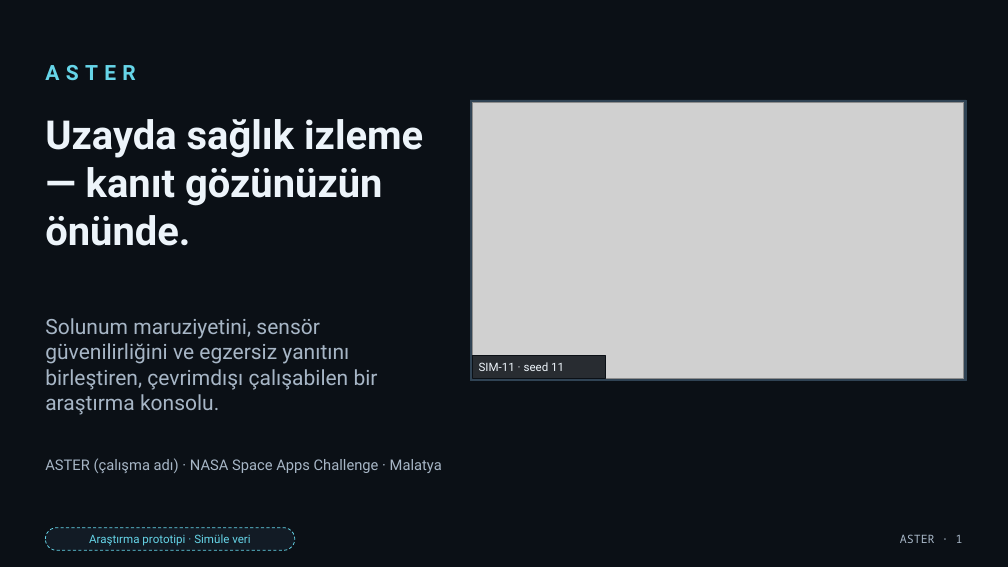
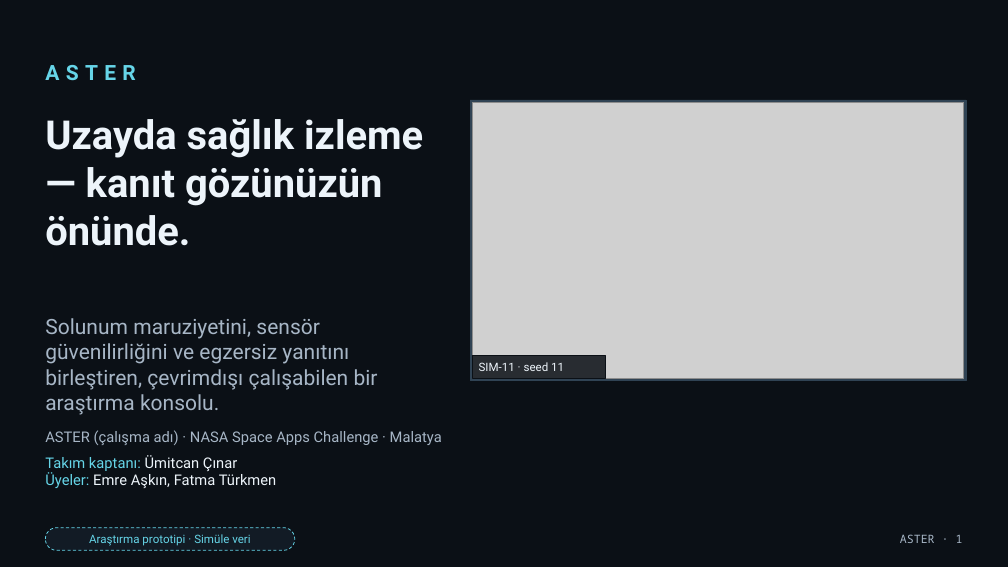
Before and after one commit to emreaskinsoftware/NasaSpaceApps, a slide deck: slide 1 of deliverables/presentation/ASTER_Urun_Sunumu_TR.pptx. Drawn at 1008x567 pixels with LibreOffice and Linux fonts; fonts in the diff are those of the drawing; grey boxes stand for pictures. Boxes give left, top, right and bottom in pixels: in the first picture for what was removed or moved away, otherwise in the second. Text is boxed around its words. In the diff, an @@ line names an element or a change of style, - is before the commit and + after.

Commit message:
Add team to the decks, refresh evaluation, tests and documents
Competition deck is the seven-slide English ASTER_Short_Pitch; team captain
and members are on its title and closing slides. Evaluation and test counts
regenerated for engine 1.0.1 (95 unit tests, 10 browser tests per engine).

```diff
--- a/deliverables/presentation/ASTER_Urun_Sunumu_TR.pptx
+++ b/deliverables/presentation/ASTER_Urun_Sunumu_TR.pptx
@@ text "ASTER (çalışma adı) · NASA ...": place and size @@
-text "ASTER (çalışma adı) · NASA ..." at (45,458,442,473)
+text "ASTER (çalışma adı) · NASA ..." at (45,430,442,445)
@@ text added at (45,455,277,488), 14 pt, text #EDF4FA @@
+Takım kaptanı: Ümitcan Çınar
+Üyeler: Emre Aşkın, Fatma Türkmen
```
Also in this commit, not shown: 2 other slides changed, 42 other files.
